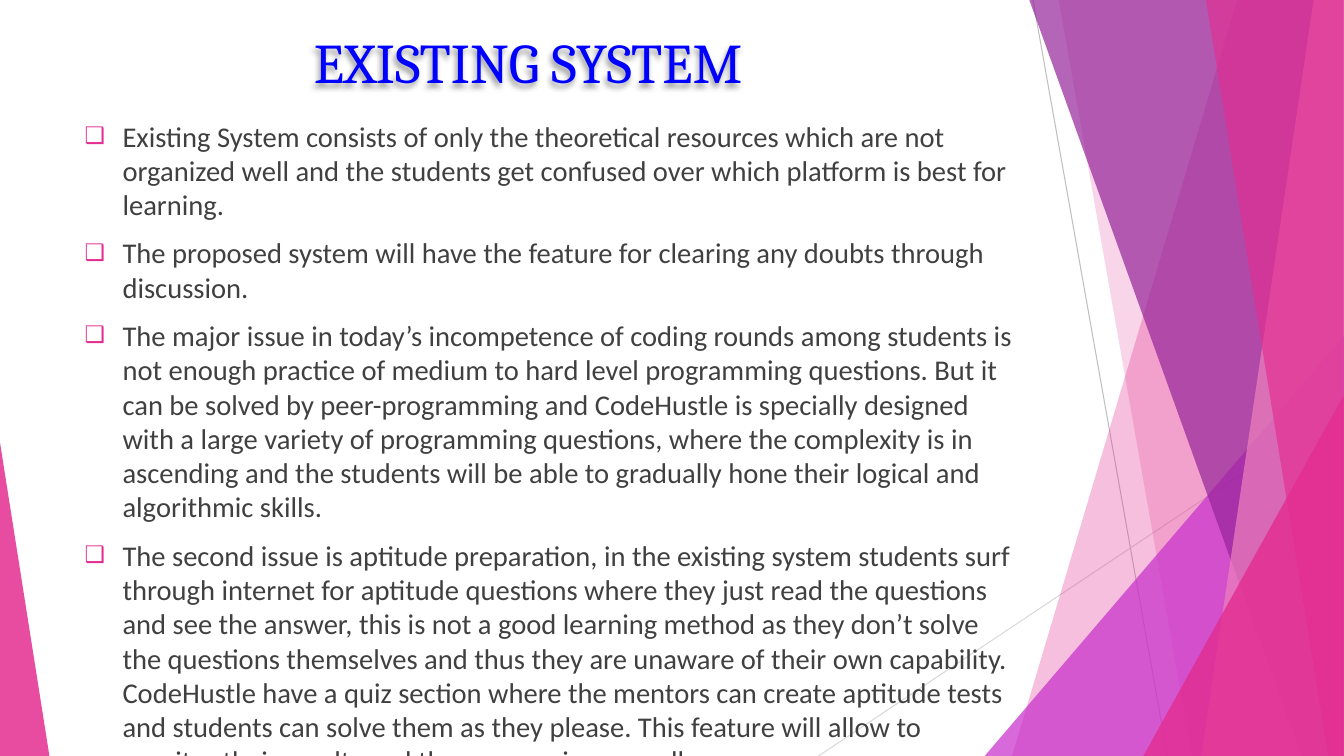
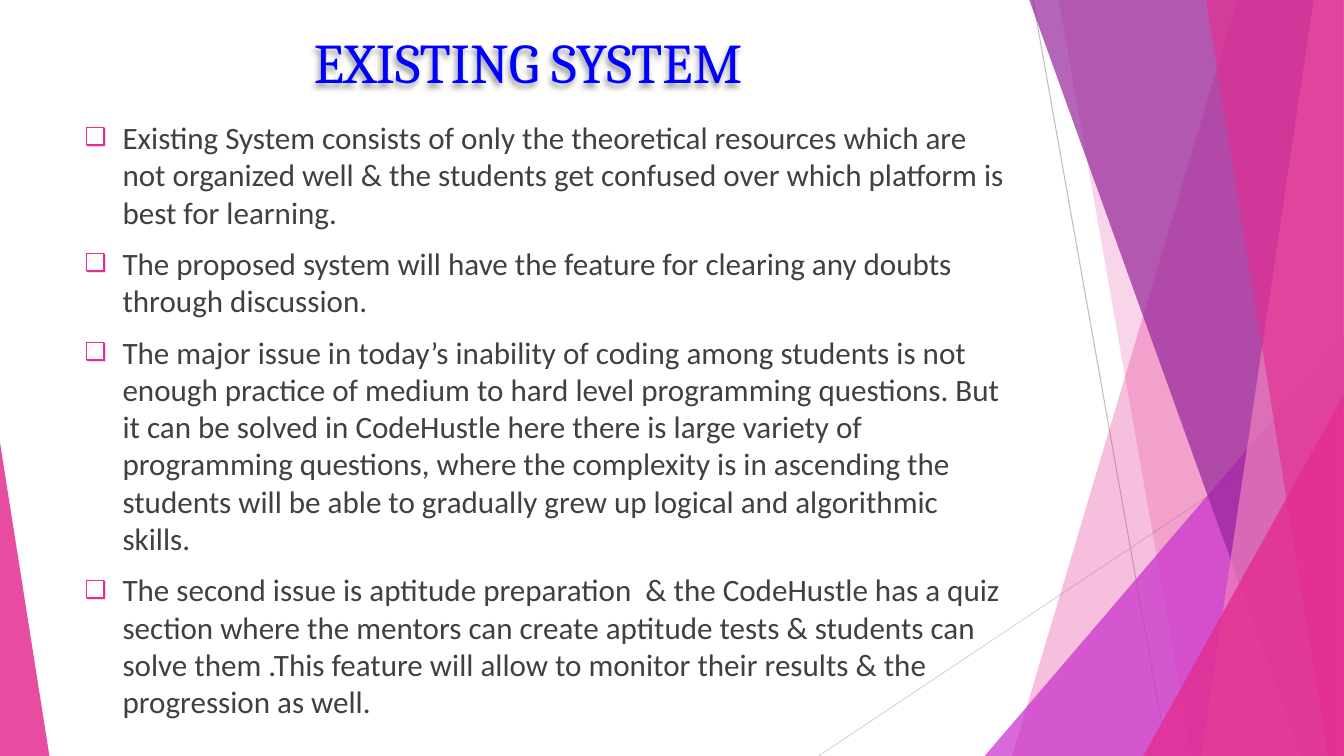
Before and after one commit to bobbychilami/CodeHustle, a slide deck: slide 8 of CodeHustle PPT.pptx. Drawn at 1344x756 pixels with LibreOffice and Linux fonts; fonts in the diff are those of the drawing. Boxes give left, top, right and bottom in pixels: in the first picture for what was removed or moved away, otherwise in the second. Text is boxed around its words. In the diff, an @@ line names an element or a change of style, - is before the commit and + after.

```diff
--- a/CodeHustle PPT.pptx
+++ b/CodeHustle PPT.pptx
@@ text at [123,127,1003,230]: text changed; size 20.4 to 22.2 pt @@
-❑ Existing System consists of only the theoretical resources which are not organized well and the students get confused over which platform is best for learning.
+❑ Existing System consists of only the theoretical resources which are not organized well & the students get confused over which platform is best for learning.
@@ text at [123,253,952,318]: size 20.4 to 22.2 pt in "The proposed system will have the feature ..." @@
@@ text at [123,342,999,677]: text changed; size 20.4 to 22.2 pt @@
-❑ The major issue in today’s incompetence of coding rounds among students is not enough practice of medium to hard level programming questions. But it can be solved by peer-programming and CodeHustle is specially designed with a large variety of programming questions, where the complexity is in ascending and the students will be able to gradually hone their logical and algorithmic skills.
-❑ The second issue is aptitude preparation, in the existing system students surf through internet for aptitude questions where they just read the questions and see the answer, this is not a good learning method as they don’t solve the questions themselves and thus they are unaware of their own capability. CodeHustle have a quiz section where the mentors can create aptitude tests and students can solve them as they please. This feature will allow to monitor their results and the progression as well.
+❑ The major issue in today’s inability of coding among students is not enough practice of medium to hard level programming questions. But it can be solved in CodeHustle here there is large variety of programming questions, where the complexity is in ascending the students will be able to gradually grew up logical and algorithmic skills.
+❑ The second issue is aptitude preparation & the CodeHustle has a quiz section where the mentors can create aptitude tests & students can solve them .This feature will allow to monitor their results & the progression as well.
```
Also in this commit, not shown: 1 other slide changed.
